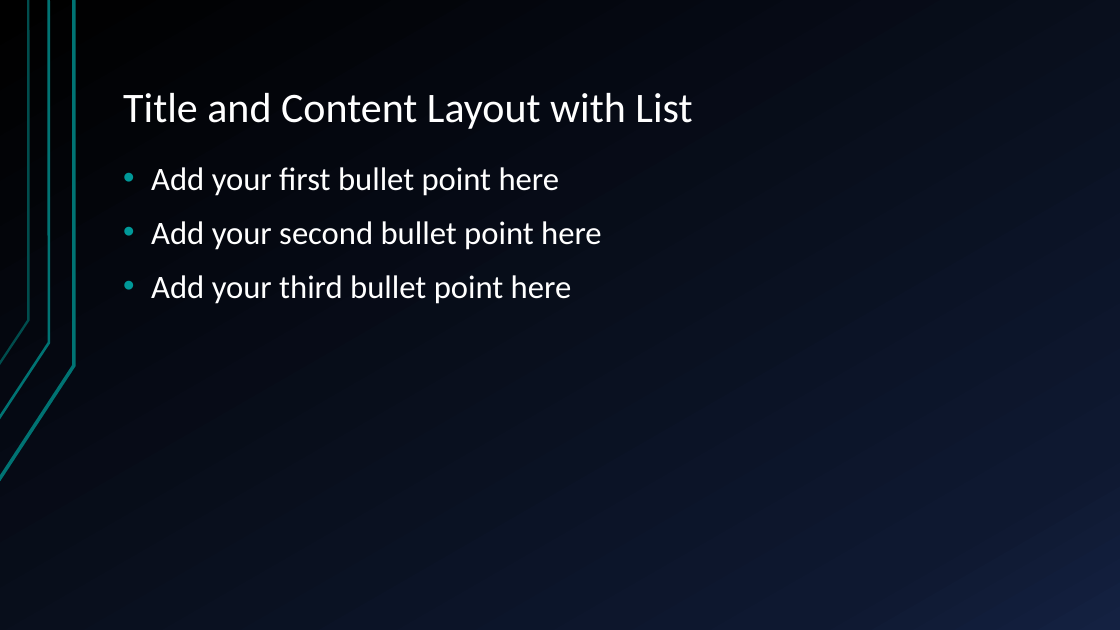
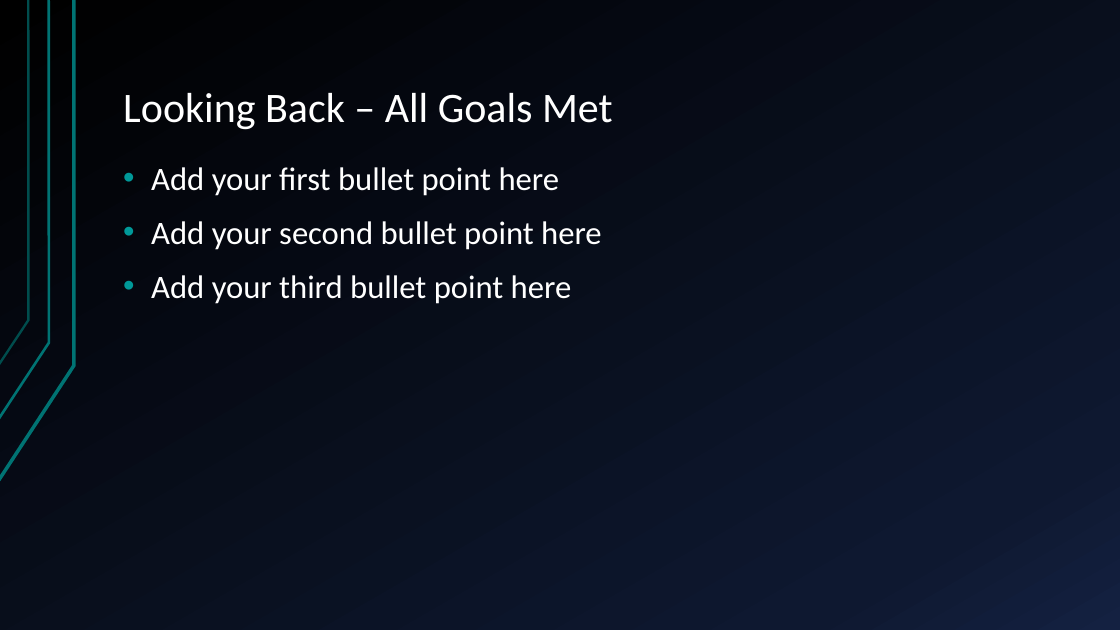
Before and after one commit to HansSanitizer/CENG-450-Project, a slide deck: slide 8 of Documentation/Long-Mann 16-Bit RISC Processor.pptx. Drawn at 1120x630 pixels with LibreOffice and Linux fonts; fonts in the diff are those of the drawing. Boxes give left, top, right and bottom in pixels: in the first picture for what was removed or moved away, otherwise in the second. Text is boxed around its words. In the diff, an @@ line names an element or a change of style, - is before the commit and + after.

```diff
--- a/Documentation/Long-Mann 16-Bit RISC Processor.pptx
+++ b/Documentation/Long-Mann 16-Bit RISC Processor.pptx
@@ title at [123,93,613,130]: text changed @@
-Title and Content Layout with List
+Looking Back – All Goals Met
```
Also in this commit, not shown: 6 other slides changed.
